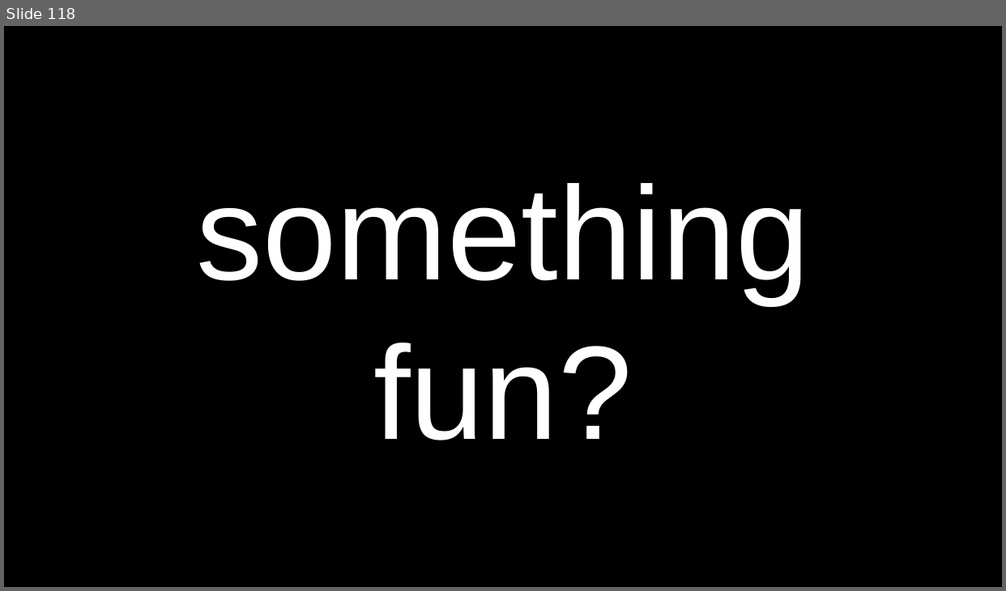
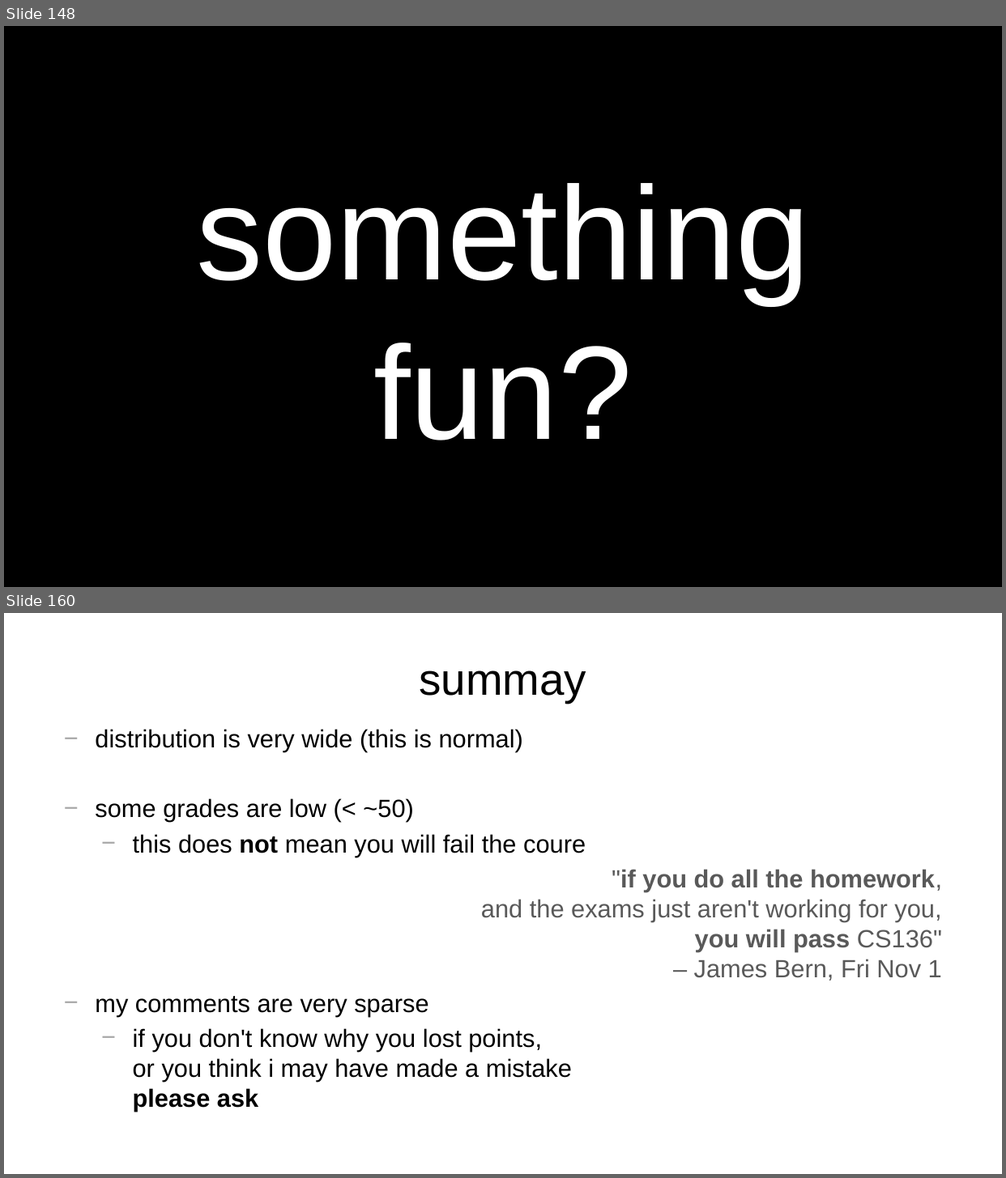
Before and after one commit to james-bern/CS136-SLIDES, a slide deck: WeekXX2.pptx. Shown one above the other, each under a label of ours: slide 118 before the commit, slides 148 and 160 after it; the slides between them are not shown. The pictures are 1006x591 and 1006x1178 pixels, drawn with LibreOffice and Linux fonts; fonts in the diff are those of the drawing. Boxes give left, top, right and bottom in pixels: in the first picture for what was removed or moved away, otherwise in the second. Text is boxed around its words. In the diff, an @@ line names an element or a change of style, - is before the commit and + after.

Commit message:
poosh.bat

```diff
--- a/WeekXX2.pptx
+++ b/WeekXX2.pptx
@@ slide 160 added at [4, 613, 1002, 1174], background #FFFFFF @@
@@ title added at [419, 671, 586, 703], 32 pt, text #000000 @@
+summay
@@ text added at [95, 729, 942, 1111], 18 pt, text #000000 @@
+− distribution is very wide (this is normal)
+− some grades are low (< ~50)
+  − this does not mean you will fail the coure
+  "if you do all the homework,
+  and the exams just aren't working for you,
+  you will pass CS136"
+  – James Bern, Fri Nov 1
+− my comments are very sparse
+  − if you don't know why you lost points,
+    or you think i may have made a mistake
+    please ask
@@ what was slide 118 is now slide 148 @@
```
Also in this commit, not shown: 43 other slides added.
